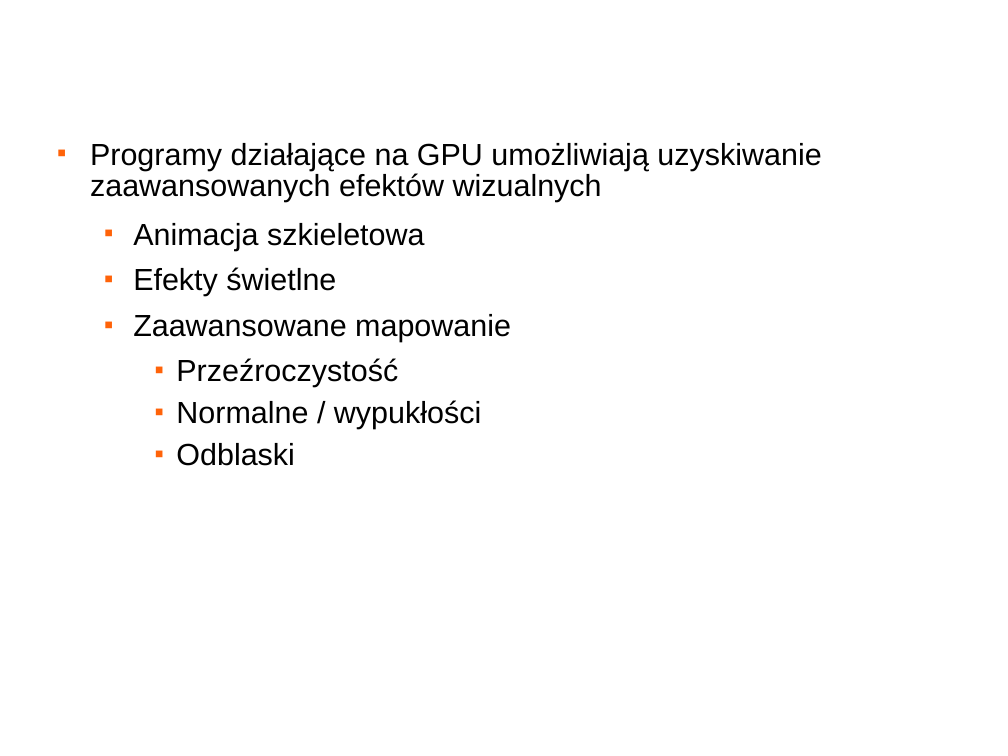
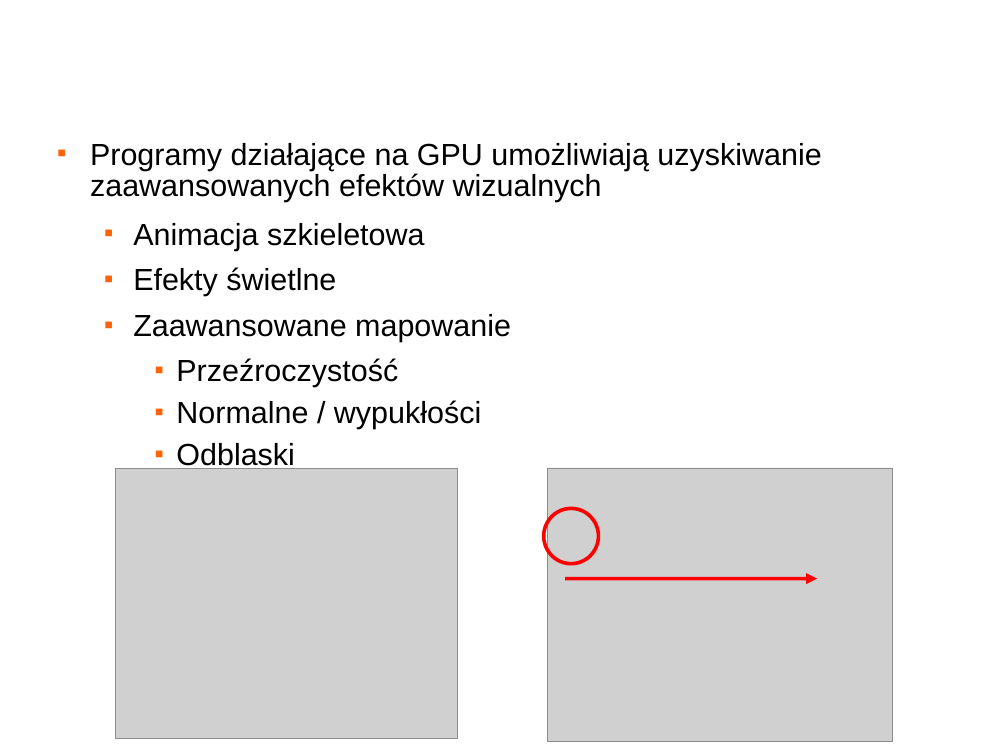
Before and after one commit to changtailiang/fighter3d-googlecode, a slide deck: slide 10 of Doc/obrona.odp. Drawn at 1008x756 pixels with LibreOffice and Linux fonts; fonts in the diff are those of the drawing; grey boxes stand for pictures; background and template pictures are left out. Boxes give left, top, right and bottom in pixels: in the first picture for what was removed or moved away, otherwise in the second. Text is boxed around its words. In the diff, an @@ line names an element or a change of style, - is before the commit and + after.

```diff
--- a/Doc/obrona.odp
+++ b/Doc/obrona.odp
@@ group added at [115, 468, 893, 743]: 2 pictures, 1 arrow, 1 ellipse @@
```
Also in this commit, not shown: 16 other slides changed, 1 slide removed, 14 other files.
